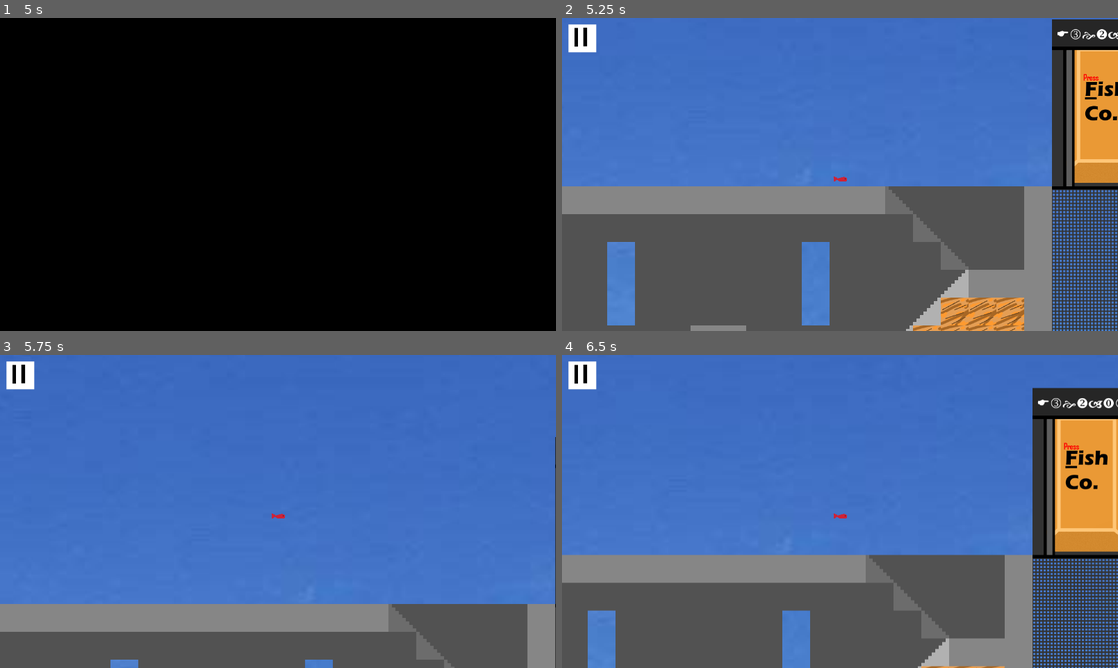
Above: before the commit, frames 1-4 (two rows, left to right).
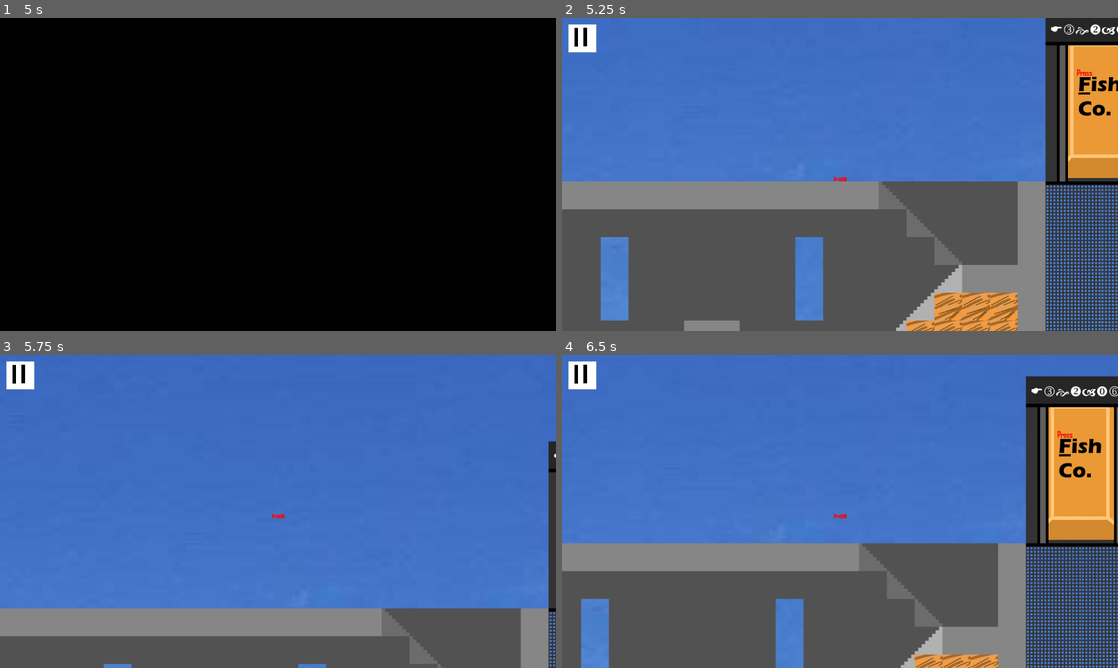
Above: after the commit, the same moments.

Repository: SweetFrontier/Fish
Game: Godot game, scene res://Scenes/Screens/godotSplashscreen.tscn
Two runs of this game, one before a commit and one after it. Both use one fixed random seed, a clock stepped at 60 frames per second and the inputs below.
Inputs (mouse positions are in pixels of both pictures, inside the frame that each line leads up to):
- Up to frame 1 (5 s): click "Start Flip & Flopping" at 0.5 s; tap Enter at 1.25 s; move the mouse to (400, 158) at 1.27 s; hold F 1.28-2.03 s; hold Left (ui_right) 1.28-2.78 s; click (400, 158) at 1.42 s; move the mouse to (166, 190) at 2.02 s; tap F at 2.1, 3.6 s; move the mouse to (333, 105) at 2.77 s; hold Right (ui_left) 2.78-3.53 s; hold F 2.78-3.53 s; move the mouse to (250, 237) at 3.52 s; hold Left (ui_right) from 3.53 s (still down); click (250, 237) at 3.67 s; move the mouse to (444, 221) at 4.27 s; hold F from 4.28 s (still down); tap R (restart) at 4.9 s
- Up to frame 2 (5.25 s): move the mouse to (673, 127) at 5.02 s; release Left (ui_right) at 5.03 s; release F at 5.03 s; hold Right (ui_left) from 5.03 s (still down); tap F at 5.1 s
- Up to frame 3 (5.75 s): keep holding Right (ui_left)
- Up to frame 4 (6.5 s): move the mouse to (867, 511) at 5.77 s; release Right (ui_left) at 5.78 s; hold Left (ui_right) from 5.78 s (still down); hold F from 5.78 s (still down); click (867, 511) at 5.92 s

Frame 1 is identical in both runs. In frame 2, 15% of the frame differs, in the area x 0-100%, y 0-100%; in frame 3, 4.2%; in frame 4, 19%, in the area x 0-100%, y 6-100%.

Commit message:
feat: changed to just_pressed

Diff:
--- a/Scripts/fish.gd
+++ b/Scripts/fish.gd
@@ -12,7 +12,7 @@
 
 
 func _physics_process(delta):
-	if Input.is_action_pressed("restart"):
+	if Input.is_action_just_pressed("restart"):
 		var current_scene = get_tree().get_current_scene()
 		get_tree().reload_current_scene()
 	if(dead):
